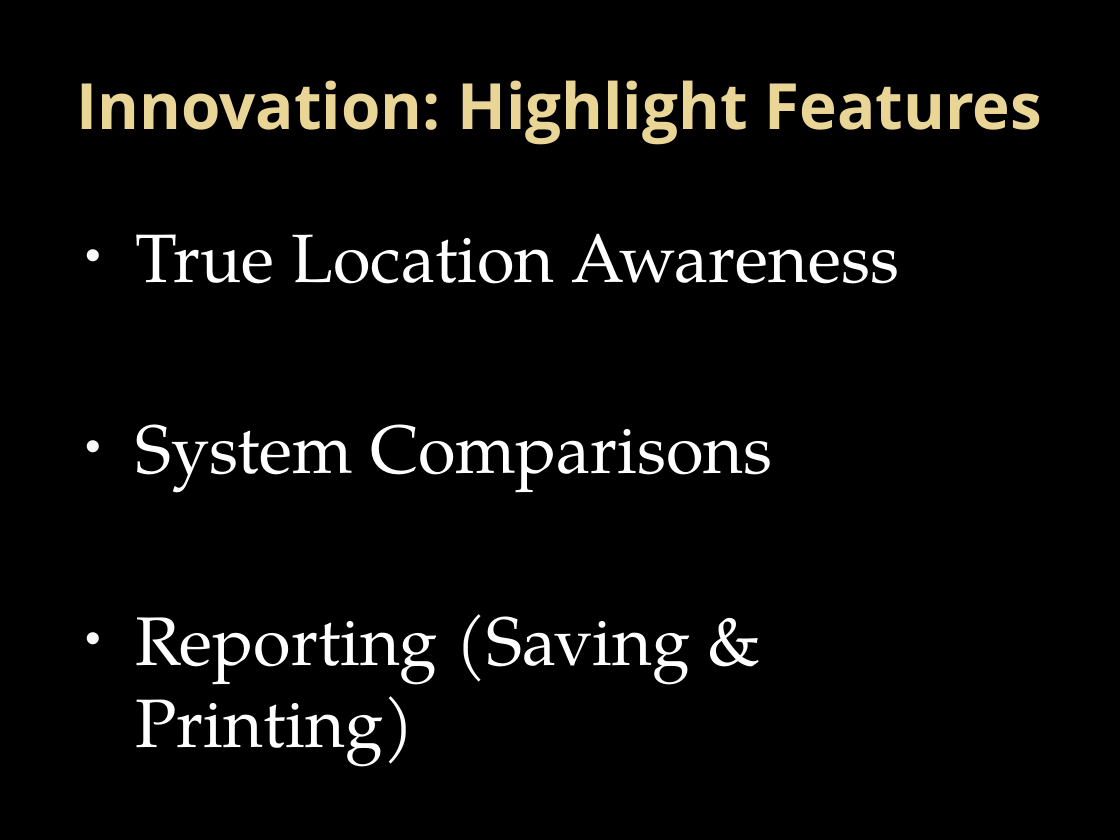
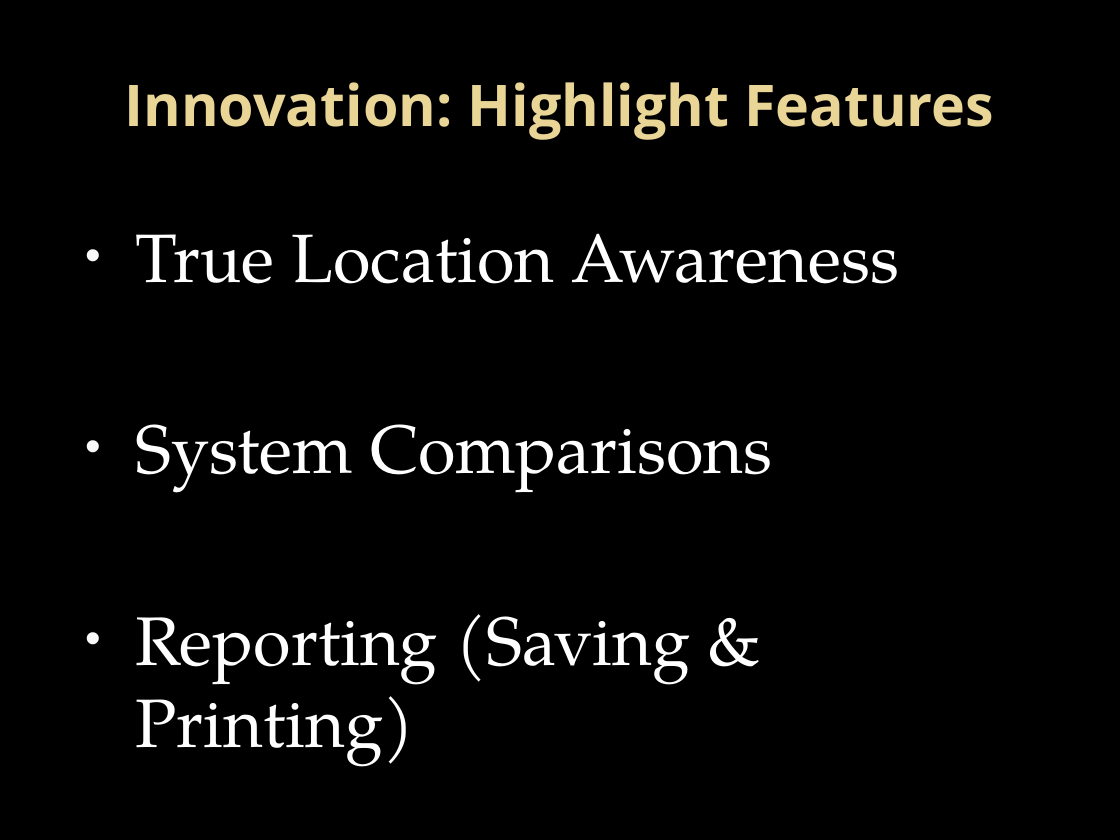
Before and after one commit to dkartaschew/anonymous-solarenergy, a slide deck: slide 3 of Documentation/Final Presentation.pptx. Drawn at 1120x840 pixels with LibreOffice and Linux fonts; fonts in the diff are those of the drawing; background and template pictures are left out. Boxes give left, top, right and bottom in pixels: in the first picture for what was removed or moved away, otherwise in the second. Text is boxed around its words. In the diff, an @@ line names an element or a change of style, - is before the commit and + after.

```diff
--- a/Documentation/Final Presentation.pptx
+++ b/Documentation/Final Presentation.pptx
@@ title "Innovation: Highlight Features" at (124, 82, 994, 140): size 41 to 36.9 pt @@
```
Also in this commit, not shown: 1 other slide changed.
